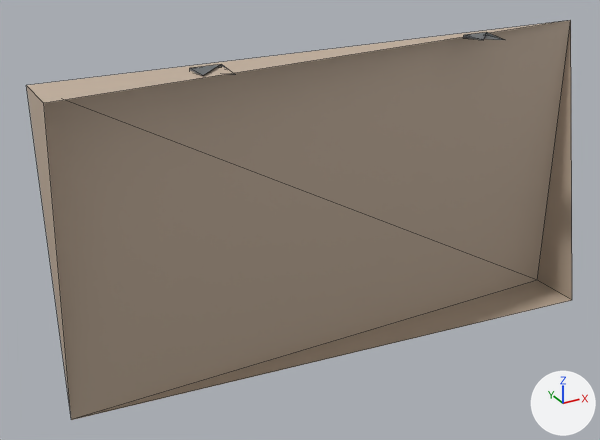
The glTF model models/kit/halfWall_regocrete_meshin.glb: old version first, new version second.
The view is the same before and after, from a camera (50 mm lens) standing at (-1.42, -2.18, 1.67) and looking at (-0.17, 0.08, 0.53). The axes (+X, +Y, +Z) are drawn at lower right. The lights are the same throughout. The older version comes first. Mesh edges are drawn as thin lines. Vertices at exactly the same position are counted once.

Names of what the first picture shows: 'halfWall_regocrete_meshin'.
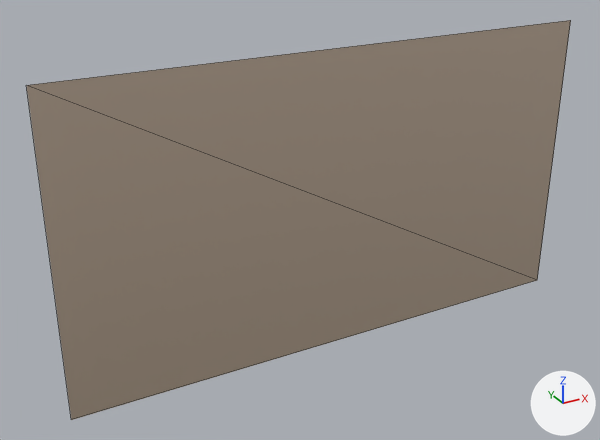
Diff of the bpy script that builds the scene:
```diff
--- a/models/kit/halfWall_regocrete_meshin.glb.py
+++ b/models/kit/halfWall_regocrete_meshin.glb.py
@@ me_base @@
 # used by ob_halfwall_regocrete_meshin; location = (0.0, 0.0, 0.0)
 # verts and faces of me_base; kept vertices keep their numbers, new ones are numbered from 18
 # before: 0 (1.0, -0.1, 0.0) at pixel (572, 300), 1 (1.0, 0.1, 0.0) at pixel (537, 280), 2 (1.0, 0.1, 1.1) at pixel (570, 20), 3 (-1.0, 0.1, 0.0) at pixel (71, 419), 4 (-1.0, -0.1, 1.1) at pixel (43, 103)
 # before: 5 (-1.0, 0.1, 1.1) at pixel (26, 85)
-me_base.from_pydata(...)  # 18 vertices, 18 faces; spans x -1.0..1.0, y -0.1..0.1, z 0.0..1.11
+me_base.from_pydata(...)  # 4 vertices, 2 faces; spans x -1.0..1.0, y 0.1, z 0.0..1.1
+# me_base part 1: the loose piece of 6 vertices spanning x 0.45..0.55, y -0.05..0.05, z 1.1..1.11 is deleted
+# me_base part 2: the loose piece of 6 vertices spanning x -0.55..-0.45, y -0.05..0.05, z 1.1..1.11 is deleted
+# me_base part 3
+delete_vertices([0, 4])  # with the faces that use them
 me_base.materials.append(mat_concrete)
-me_base.materials.append(mat_steel)
```

Location of each change, (x1, y1, x2, y2) in pixels of the pictures (600 x 440 px):
'halfWall_regocrete_meshin', reshaped
    before: (26, 20, 572, 420)
    after: (26, 20, 571, 420)
part 1 of me_base, deleted
    before: (464, 32, 504, 40)
part 2 of me_base, deleted
    before: (190, 64, 236, 75)
part 3 of me_base, deleted
    before: (26, 20, 572, 419)
